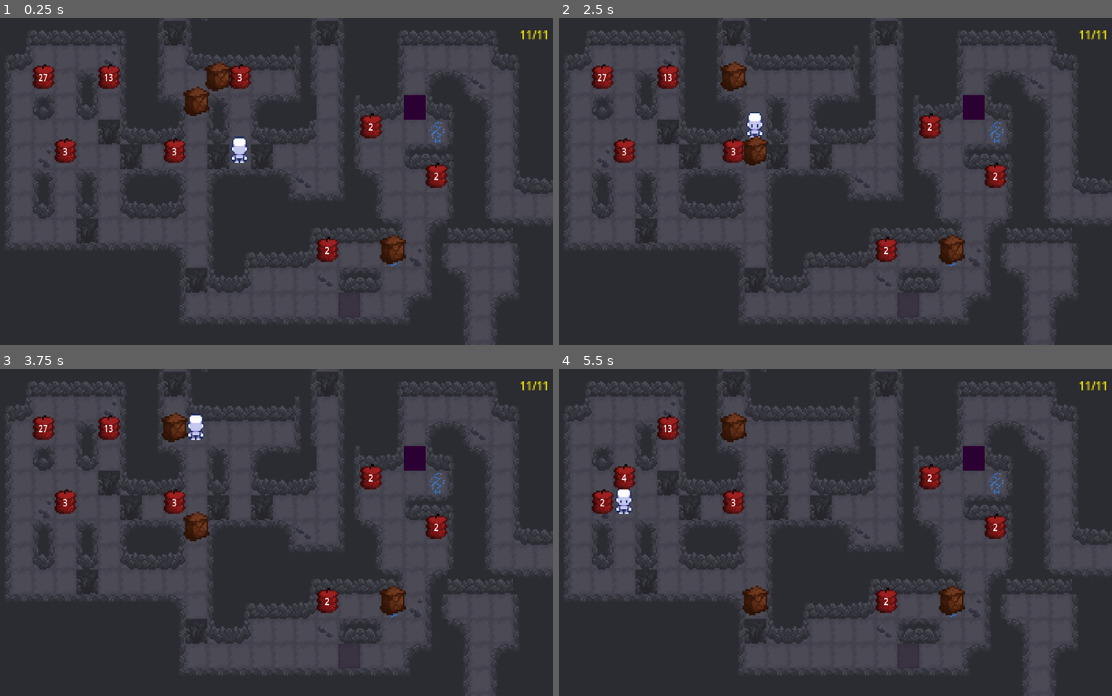
Above: before the commit, frames 1-4 (two rows, left to right).
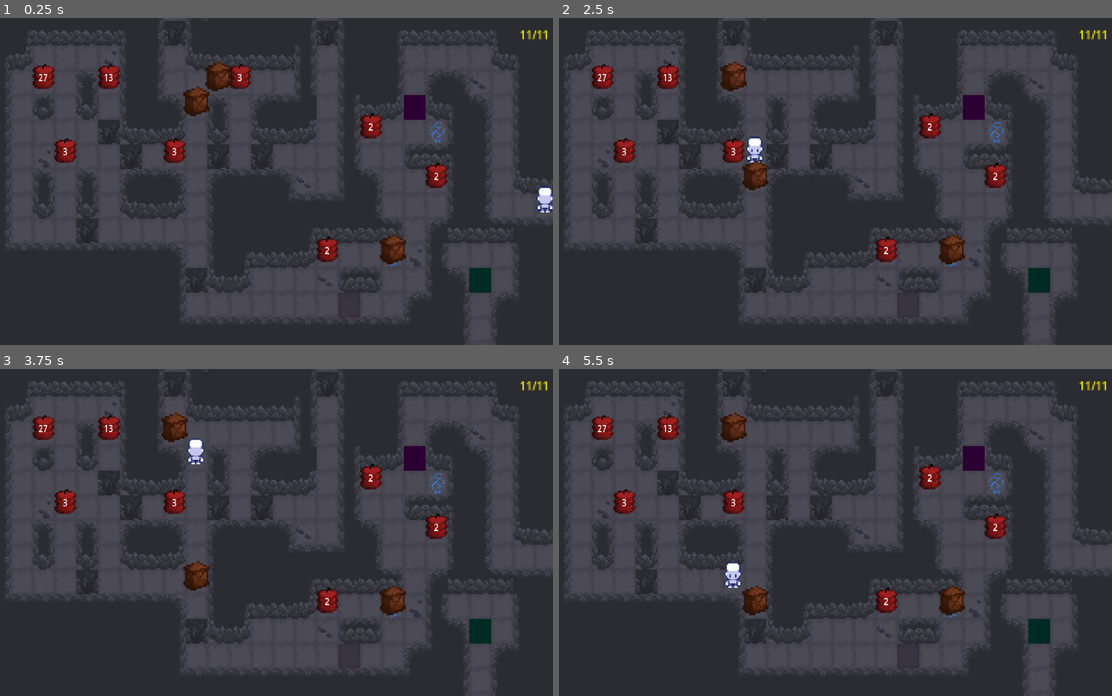
Above: after the commit, the same moments.

Repository: Talisman-J/ExplodingBoxPuzzleGame
Game: Godot game, scene res://scenes/game.tscn
The game is run twice, just before and just after one commit, with the same random seed, the same clock (stepped at 60 frames per second) and the same inputs.
Inputs:
- Up to frame 1 (0.25 s): no input
- Up to frame 2 (2.5 s): tap Enter at 0.5 s; hold D (right) 0.53-1.28 s; hold U (RunCustomSolution) 0.53-1.28 s; tap Z (undo) at 0.8, 1.35, 2.3 s; tap R (ResetLevel) at 1.25 s; hold S (down) 1.28-2.03 s; tap U (RunCustomSolution) at 1.55 s; hold D (right) from 2.03 s (still down); hold U (RunCustomSolution) from 2.03 s (still down)
- Up to frame 3 (3.75 s): release D (right) at 2.78 s; release U (RunCustomSolution) at 2.78 s; hold Up (ui_up) 2.78-3.53 s; tap Z (undo) at 2.85 s; tap U (RunCustomSolution) at 3.05 s; hold A (left) from 3.53 s (still down); hold U (RunCustomSolution) from 3.53 s (still down)
- Up to frame 4 (5.5 s): tap Z (undo) at 3.8, 4.35, 5.3 s; release U (RunCustomSolution) at 4.28 s; tap U (RunCustomSolution) at 4.55 s; release A (left) at 5.03 s; hold S (down) from 5.03 s (still down); hold U (RunCustomSolution) from 5.03 s (still down)

The runs differ from the first frame. In frame 1, 0.7% of the frame differs, in the area x 41-100%, y 36-84%; in frame 2, 1.1%; in frame 3, 1.4%; in frame 4, 1.5%, in the area x 5-89%, y 14-84%.

Commit message:
Undo is finally fully working for exploding boxes with no known bugs.

Diff:
--- a/scenes/game.tscn
+++ b/scenes/game.tscn
@@ -232,6 +232,7 @@
 vertical_alignment = 1
 
 [node name="Player" parent="." instance=ExtResource("2_lnu2h")]
+position = Vector2(224, 32)
 
 [node name="TileMapLayerWalls" type="TileMapLayer" parent="."]
 show_behind_parent = true
@@ -513,7 +514,7 @@
 [node name="Level3ExitWallExplode" type="Node" parent="AllLevels/Level10"]
 
 [node name="Goal" parent="." instance=ExtResource("12_dinhu")]
-position = Vector2(288, -16)
+position = Vector2(176, 80)
 
 [node name="Goal2" parent="." instance=ExtResource("12_dinhu")]
 position = Vector2(304, -16)
--- a/scripts/explodeBox.gd
+++ b/scripts/explodeBox.gd
@@ -29,8 +29,12 @@
 	player.moveCountChange.connect(_on_moveCountChange)
 	initExplosionTimer()
 
+var turnsSinceBlowUp = 0
+
 func _on_moveCountChange(newMoveCount):
 	if newMoveCount <= MOVECOUNT:
+		if exploded:
+			turnsSinceBlowUp -= 1
 		# Check undo for if position is there.
 
 		#TODO: Undo is off by one. Should make it so that increments by one in the movement function
@@ -40,6 +44,8 @@
 		if hasMoved:
 			updateExplosionTimer(1)
 	else:
+		if exploded:
+			turnsSinceBlowUp += 1
 		# Update for undo to be able to keep track of which move box was moved on.
 		MOVECOUNT = newMoveCount
 		if hasMoved:
@@ -269,6 +275,9 @@
 				actions.append(move)
 	return actions
 
+
+var notUndoneOnExplosion = true
+
 func check_undo():
 	var actions = getListActions(MOVECOUNT)
 	if actions.is_empty():
@@ -341,6 +350,27 @@
 				if action[0] == "PushLeft":
 					input_vector = Vector2(-1, 0)
 					moveRight()
+
+				if action[0] == "BlowUp":
+					if turnsSinceBlowUp == 0:
+						print("SET THE THING TO FALSE")
+						notUndoneOnExplosion = false
+
+
+
+					print("BLOW UP WAS CALLED IN UNDO")
+					self.visible = true
+					$CollisionShape2D.disabled = false
+					exploded = false
+					$Fire.visible = false
+					firstMove = true
+
+					var plate = $ExplodeBoxArea.get_overlapping_areas()
+					if plate.size() > 0:
+						plate[0].area_entered.emit($ExplodeBoxArea)
+					#firstMove = false
+
+
 				moves.pop_back()
 		if MOVECOUNT > 0:
 			MOVECOUNT -= 1
@@ -394,38 +424,46 @@
 @export var countdown : int = 5
 @onready var tempCountdown = countdown
 @onready var resetCountdown = countdown
+@onready var textDisplay = $Label
 var firstMove = true
 func updateExplosionTimer(num):
 	# Timer variable decrements for each increment in MOVECOUNT. Increments for each decrement in MOVECOUNT.
 	# When reaches 0, explode. Will replay exploding animation when undoing.
 	# When negative returns to 1, replace the exploding box.
-	var textDisplay = $Label
 	var prevCountdown = tempCountdown
 	tempCountdown += num
-	if exploded == true:
-		if tempCountdown >= 0:
+	#if exploded == true:
+		#if tempCountdown >= 0:
 			#TODO: There's something wrong with my undo in here and I can't figure out what it is.
 			# To replicate, get exploded. undo. get exploded again. Undo doesn't work.
 			#print("TEMP COUNTDOWN IS:", tempCountdown)
-			if tempCountdown == 1 and firstMove == true:
-				await self.finishedVisualExplosion
-			self.visible = true
-			if tempCountdown >= 1:
-				#self.visible = true
-				$CollisionShape2D.disabled = false
-				exploded = false
-				$Fire.visible = false
-				firstMove = true
-
-
-				var plate = $ExplodeBoxArea.get_overlapping_areas()
-				print("PLATE IS :", plate)
-				if plate.size() > 0:
-					print("THJIS RAN")
-					plate[0].area_entered.emit($ExplodeBoxArea)
-				return
-		firstMove = false
-	elif tempCountdown >= countdown:
+			#textDisplay.text = str(tempCountdown)
+			#self.visible = true
+			#if tempCountdown >= 1:
+				##self.visible = true
+				#$CollisionShape2D.disabled = false
+				#exploded = false
+				#$Fire.visible = false
+				#firstMove = true
+				#
+				#
+				#var plate = $ExplodeBoxArea.get_overlapping_areas()
+				#print("PLATE IS :", plate)
+				#if plate.size() > 0:
+					#print("THJIS RAN")
+					#plate[0].area_entered.emit($ExplodeBoxArea)
+				#return
+		#firstMove = false
+	if tempCountdown < 0:
+		self.visible = false
+	if tempCountdown == 0:
+		self.visible = true
+		$Fire.visible = true
+	if tempCountdown > 0:
+		$Fire.visible = false
+
+
+	if tempCountdown >= countdown:
 		tempCountdown = countdown
 		hasMoved = false
 	textDisplay.text = str(tempCountdown)
@@ -443,10 +481,11 @@
 
 	#Change the name of this method to something else so that exploding boxes can blow up each other.
 	if !exploded:
+		moves.append(["BlowUp", MOVECOUNT - 1])
 		var plate = $ExplodeBoxArea.get_overlapping_areas()
 		print("PLATE IS :", plate)
 		if plate.size() > 0:
-			print("THJIS RAN")
+			print("THIS RAN")
 			plate[0].area_exited.emit($ExplodeBoxArea)
 
 
@@ -479,8 +518,13 @@
 			if leftObjects.size() > i:
 				leftObjects[i].get_parent().explode("left")
 		await player.moveCountChange #Errors when undoing.
-		self.visible = false
+		#print(notUndoneOnExplosion)
+		#if notUndoneOnExplosion:
+			#print("SHOULD VE INVISIBLE")
+			#self.visible = false
 		exploding = false
+		#notUndoneOnExplosion = true
+
 
 
 
--- a/scripts/player.gd
+++ b/scripts/player.gd
@@ -403,7 +403,7 @@
 	var customSolution3 = [["MoveUp", 0],["MoveUp", 1],["MoveUp", 2],["MoveDown", 3],["MoveDown", 4],["MoveUp", 5],["MoveU …(2742 unchanged characters)…
 
 
-	for solut in customSolution2: #CHANGE THIS TO RUN DIFF SOLUTIONS
+	for solut in customSolution1: #CHANGE THIS TO RUN DIFF SOLUTIONS
 		await get_tree().create_timer(.05).timeout
 		if solut.get(0) == "MoveRight":
 			input_vector = Vector2(1, 0)
